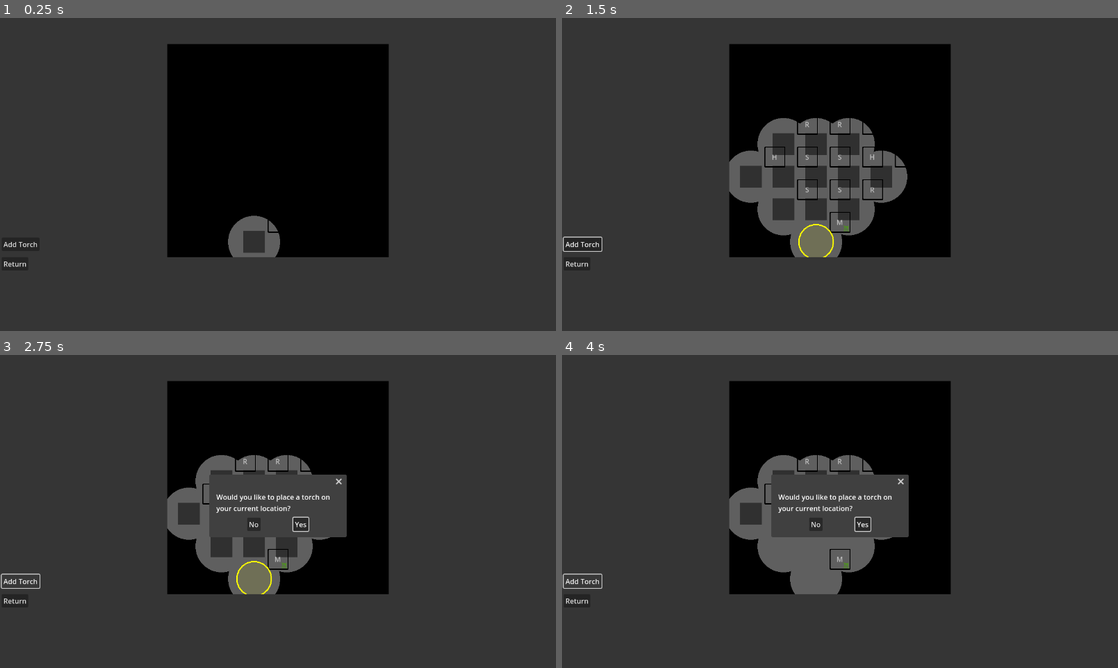
Above: before the commit, frames 1-4 (two rows, left to right).
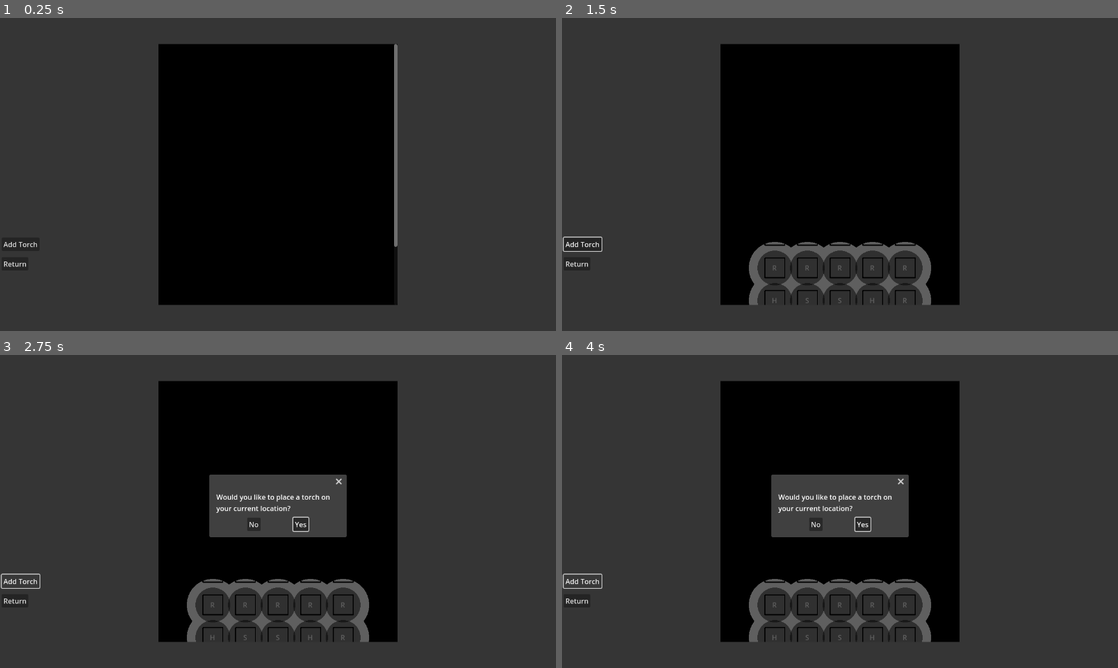
Above: after the commit, the same moments.

Repository: Saplings-Projects/1M_sub
Game: Godot game, scene res://#Scenes/MapUI.tscn
Same seed, same stepped clock (60 frames per second), same inputs: the game is played once before the commit and once after it. This scene is started directly instead of the project's main scene.
Inputs:
- Up to frame 1 (0.25 s): no input
- Up to frame 2 (1.5 s): click "Add Torch" at 0.5 s; click "Yes" at 1.25 s
- Up to frame 3 (2.75 s): click "Add Torch" at 2 s
- Up to frame 4 (4 s): click "Yes" at 2.75 s; click "Add Torch" at 3.5 s

The runs differ from the first frame. In frame 1, 9.8% of the frame differs, in the area x 28-72%, y 8-92%; in frame 2, 15%; in frame 3, 11%; in frame 4, 11%.

Commit message:
Issue-9: Update darkness calculations on LightOverlay, add comments

Diff:
--- a/#Scenes/MapUI.tscn
+++ b/#Scenes/MapUI.tscn
@@ -16,7 +16,7 @@
 room_container = NodePath("SmoothScrollContainer/RoomContainer")
 room_addition_node = NodePath("SmoothScrollContainer/RoomContainer/RoomAdditionNode")
 torch_confirmation_dialog = NodePath("TorchPlacementConfirmationDialog")
-test_player_position = Vector2(0, 2)
+test_player_position = Vector2(0, 3)
 
 [node name="ColorRect" type="ColorRect" parent="."]
 layout_mode = 1
--- a/Map/LightOverlay.gd
+++ b/Map/LightOverlay.gd
@@ -5,19 +5,24 @@
 
 var room_container: ColorRect
 var room_ui_array: Array[Array]
+var offset_position_y: float
+var offset_position_x: float
 
 var room_polygons_to_draw: Array[Rect2]
 
-func _init(_room_container: ColorRect, _room_ui_array: Array[Array]):
+func _init(_room_container: ColorRect, _room_ui_array: Array[Array], _offset_position_x: float, _offset_position_y: float):
 	room_container = _room_container
 	room_ui_array = _room_ui_array
+	offset_position_x = _offset_position_x
+	offset_position_y = _offset_position_y
 
 func _draw():
-	var floor_rect_packed_array: PackedVector2Array
+	var floor_rect_packed_array_top_half: PackedVector2Array
+	var floor_rect_packed_array_bottom_half: PackedVector2Array
 	var room_circles: Array[PackedVector2Array]
 	var lit_rooms_to_draw: Array[RoomUI]
+	var first_room_rect: Rect2
 
-	# Account for minimum map placement T____T
 	for floor_index: int in range(room_ui_array.size()):
 		var floor_array: Array = room_ui_array[floor_index]
 		var _first_room_in_array: bool = false
@@ -30,12 +35,27 @@
 				if (room.get_light_level() != Enums.LightLevel.UNLIT):
 					room_circles.append(_calculate_points_for_circle(room))
 					lit_rooms_to_draw.append(room)
-	floor_rect_packed_array.append(Vector2(0, 0))
-	floor_rect_packed_array.append(Vector2(0, room_container.get_size().y))
-	floor_rect_packed_array.append(Vector2(room_container.get_size().x, room_container.get_size().y))
-	floor_rect_packed_array.append(Vector2(room_container.get_size().x, 0))
+				if floor_index == 0:
+					first_room_rect = room.get_room_rect()
 
+	# Geometry2D.clip_polygons will only work if there are overlapping polygons, then we can get the inverse.
+	# In the case where a room's radius fully encompasses then  we will get a fully black screen.
+	# To remedy that, we break the darkness into two halves: first half is a rectangle from the top of the room container
+	# First half is a rectangle from the top of the room container to the position of the very first room node created.
+	# Second half is a rectangle that starts from the position of very first room node to the bottom of the room container
+	floor_rect_packed_array_top_half.append(Vector2(0, 0))
+	floor_rect_packed_array_top_half.append(Vector2(0, first_room_rect.position.y - offset_position_y))
+	floor_rect_packed_array_top_half.append(Vector2(room_container.get_size().x, first_room_rect.position.y - offset_position_y))
+	floor_rect_packed_array_top_half.append(Vector2(room_container.get_size().x, 0))
+
+	floor_rect_packed_array_bottom_half.append(Vector2(0, first_room_rect.position.y - offset_position_y))
+	floor_rect_packed_array_bottom_half.append(Vector2(0, room_container.get_size().y))
+	floor_rect_packed_array_bottom_half.append(Vector2(room_container.get_size().x, room_container.get_size().y))
+	floor_rect_packed_array_bottom_half.append(Vector2(room_container.get_size().x, first_room_rect.position.y - offset_position_y))
+
+	# If we got room circles to draw, then draw em. This will not draw anything if we don't have a torch or a player position put down anywhere.
 	if room_circles.size() > 0:
+		# Create the polygon of all of the lit room circles.
 		var current_lit_room_polygon: PackedVector2Array = room_circles[0]
 		for room_circle_index in range(room_circles.size()):
 			if (room_circle_index + 1 <= room_circles.size() - 1):
@@ -43,34 +63,43 @@
 				current_lit_room_polygon = merged_result[0]
 
 		draw_polygon(current_lit_room_polygon, [Color(0, 0, 0, 0.25)])
-		var outer_polygons = Geometry2D.clip_polygons(floor_rect_packed_array, current_lit_room_polygon)
-		for outer in outer_polygons:
+		var outer_polygons_top_half = Geometry2D.clip_polygons(floor_rect_packed_array_top_half, current_lit_room_polygon)
+		for outer in outer_polygons_top_half:
+			draw_polygon(outer, [Color(0, 0, 0, 1)])
+		var outer_polygons_bottom_half = Geometry2D.clip_polygons(floor_rect_packed_array_bottom_half, current_lit_room_polygon)
+		for outer in outer_polygons_bottom_half:
 			draw_polygon(outer, [Color(0, 0, 0, 1)])
 
 	for room in lit_rooms_to_draw:
 		_draw_room_circle(room)
 
+var room_circle_radius = 40
+func _draw_room_circle(room: RoomUI):
+	var center_point: Vector2 = Vector2(room.get_center_X() - offset_position_x, room.get_center_Y() - offset_position_y)
+	if room.get_light_level() == Enums.LightLevel.DIMLY_LIT:
+		draw_circle(center_point, room_circle_radius, Color(0, 0, 0, 0.5))
+	elif room.get_light_level() == Enums.LightLevel.LIT:
+		draw_arc(center_point, room_circle_radius, 0, TAU, 20, Color(1, 1, 0, 1), 3)
+		draw_circle(center_point, room_circle_radius - 1, Color(1, 1, 0, 0.1))
 
-func _draw_room_circle(room: RoomUI):
-	if room.get_light_level() == Enums.LightLevel.DIMLY_LIT:
-		#draw_circle(Vector2(room.get_center_X(), room.get_center_Y()), 60, Color(0, 0, 0, 0.5))
-		draw_rect(room.get_room_rect(), Color(0, 0, 0, 0.5))
-	elif room.get_light_level() == Enums.LightLevel.LIT:
-		draw_arc(Vector2(room.get_center_X(), room.get_center_Y()), 40, 0, TAU, 20, Color(1, 1, 0, 1), 3)
-		draw_circle(Vector2(room.get_center_X(), room.get_center_Y()), 39, Color(1, 1, 0, 0.1))
-
+var outer_circle_radius = 60
+# Function to get the points of a circle and return it as a PackedVector2Array
+# This is needed to create the overall polygon for showing the rooms
 func _calculate_points_for_circle(room: RoomUI) -> PackedVector2Array:
-	var rect: TextureRect = Helpers.get_first_child_node_of_type(room, TextureRect)
-	var rect_size = rect.get_size()
-	var center_point = Vector2(room.position.x + rect.get_size().x / 2, room.position.y + rect.get_size().y / 2)
 	var tick_count = 60
 	var display_angle = 360
 	var circle_points: PackedVector2Array
 	for i in range(1, tick_count):
-		var point_angle = -deg_to_rad(display_angle) / tick_count * i
-		point_angle = -deg_to_rad(display_angle) + (2 * PI / tick_count) * i
-		var x = (rect_size.x + 60 * cos(point_angle)) - rect_size.x / 2.0
-		var y = (rect_size.y + 60 * sin(point_angle)) - rect_size.y / 2.0
-		var circle_point = Vector2(x + room.position.x, y + room.position.y)
+		# Generate an angle based off of the tick we are currently on
+		var point_angle = -deg_to_rad(display_angle) + (TAU / tick_count) * i
+
+		# Formula for getting a point on a circle:
+		# x = r * cos(angle)
+		# y = r * sin(angle)
+		var x = outer_circle_radius * cos(point_angle)
+		var y = outer_circle_radius * sin(point_angle)
+
+		# Get the point of the circle, based off of the center point of where the room is, and the offset we need to take into account.
+		var circle_point = Vector2(x + room.get_center_X() - offset_position_x, y + room.get_center_Y() - offset_position_y)
 		circle_points.append(circle_point)
 	return circle_points
--- a/Map/MapManager.gd
+++ b/Map/MapManager.gd
@@ -2,7 +2,7 @@
 ## Class to manage backend for rooms (generation and such)
 
 var current_map: MapBase
-var map_width_array: Array[int] = [1, 3, 5, 3, 1]
+var map_width_array: Array[int] = [1, 3, 5, 5, 7, 7, 5, 5, 3, 1]
 var current_room: RoomBase
 
 #map_floors_width changes the width of the map's floors
--- a/Map/RoomUI.gd
+++ b/Map/RoomUI.gd
@@ -30,3 +30,6 @@
 
 func get_room_rect() -> Rect2:
 	return Rect2(position.x, position.y, texture_rect.get_size().x, texture_rect.get_size().y)
+
+func get_center_point() -> Vector2:
+	return Vector2(get_center_X(), get_center_Y())
--- a/UI/MapUI.gd
+++ b/UI/MapUI.gd
@@ -92,10 +92,12 @@
 
 
 	var room_container_width: float = _get_combined_room_width(new_room_texture_rect)
+	var room_container_offset_x: float = max(0, _MINIMUM_ROOM_WIDTH - _get_combined_room_width(new_room_texture_rect))
 	# Set the max width between what we calculated above and the minimum room width constant
 	room_container_width = max(room_container_width, _MINIMUM_ROOM_WIDTH)
 
 	var room_container_height: float = _get_combined_room_height(new_room_texture_rect)
+	var room_container_offset_y: float = max(0, _MINIMUM_ROOM_HEIGHT - _get_combined_room_height(new_room_texture_rect))
 	# Set the max height between what we calculated above and the minimum room height constant
 	room_container_height = max(room_container_height, _MINIMUM_ROOM_HEIGHT)
 
@@ -158,15 +160,17 @@
 	# Get half the size of the room container and subtract it by half the size of the width of the combined rooms
 	# This is to account for in case the size of the rooms is smaller than the container we put it in
 	var new_room_position_x: float = room_container.get_custom_minimum_size().x / 2 - _get_combined_room_width(new_room_texture_rect) / 2
-
+	var offset_x = room_addition_node.position.x - new_room_position_x
 	# If the height of the combined rooms is less than the minimum room height
 	# then calculate the position for it to be centered in the middle of the map:
 	# We again want to place the rooms in the center of the container, but the y position of where the rooms are is relative to the container
 	# Hence we subtract half the size of the container from half the size of the height of the combined rooms to get the center point
 	# then subtract it from the position of the container
 	var new_room_position_y: float = room_container.position.y
+	var offset_y: float = 0
 	if (_get_combined_room_height(new_room_texture_rect) < _MINIMUM_ROOM_HEIGHT):
 		new_room_position_y = room_container.position.y - room_container.get_custom_minimum_size().y / 2 + _get_combined_room_height(new_room_texture_rect) / 2
+		offset_y = room_addition_node.position.y - new_room_position_y
 	room_addition_node.set_position(Vector2(new_room_position_x, new_room_position_y))
 
 	if test_torch_indices.size() > 0:
@@ -175,7 +179,7 @@
 			if room_ui != null:
 				room_ui.room.set_torch_active()
 				_test_add_light_to_rooms(test_torch.x, test_torch.y)
-	light_overlay = LightOverlay.new(room_container, room_ui_array)
+	light_overlay = LightOverlay.new(room_container, room_ui_array, offset_x, offset_y)
 	room_container.add_child(light_overlay)
 
 # Get the width of room nodes, by getting the size of what a room is w/ some offset
